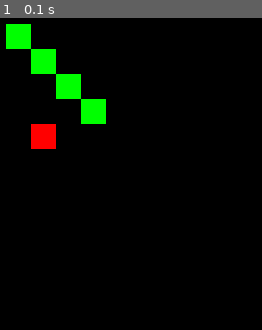
Above: before the commit, frame 1.
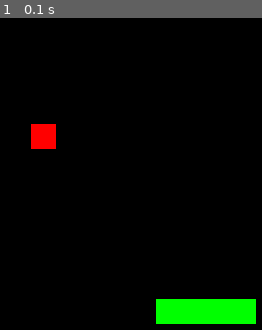
Above: after the commit, the same moment.

Repository: manka543/snake-with-pygame
Game: pygame game, started from main.py
The game is run twice, just before and just after one commit, with the same random seed, the same clock (stepped at 60 frames per second) and the same inputs.
Inputs:
- Up to frame 1 (0.1 s): no input

The runs differ from the first frame. In frame 1, 6.1% of the frame differs, in the area x 2-98%, y 1-99%.

Commit message:
start programing logic

Diff:
--- a/main.py
+++ b/main.py
@@ -4,24 +4,41 @@
 
 # Game variables
 gameSpeed = 50 # This int change game speed
-snakeX = [1,2,3,4] # List with snake elements on x axis
-snakeY = [1,2,3,4] # List with snake elements on y axis
+gameClock = gameSpeed
+snakeX = [7,8,9,10] # List with snake elements on x axis
+snakeY = [12,12,12,12] # List with snake elements on y axis
 aplle = (2*25,5*25) # Tuple with apple cordinates
 nextMove = "r"
 nnextMove = "r"
 nextMoveC = False
 nnextMoveC = False
+font = pygame.font.Font('freesansbold.ttf', 72)
+endstr = font.render("Koniec, Przegrałeś!!!", True, (255,255,255))
+
 
 screen = pygame.display.set_mode((900,600)) # Board 36x24[squares]; Square 25x25[px]
+
+def end():
+    screen.blit(endstr, (400, 250))
 
 def graph(snakeXEl,snakeYEl,appleCor):
     for x in range(len(snakeXEl)):
         pygame.draw.rect(screen,(0,255,0),(snakeXEl[x]*25,snakeYEl[x]*25,25,25))
     pygame.draw.rect(screen,(255,0,0),(appleCor[0],appleCor[1],25,25))
 
+def eatingapple():
+    print("jabułko zjedzone")
+
 
 def gameLogic(snakeXEl,snakeYEl,appleCor,nextMovel,nextMoveCl,nnextMovel,nnextMoveCl):
-    print('zarąbista logika')
+    if nextMovel == 'r' or nextMovel == 'l':
+        if snakeXEl[0]-1 < 0 or snakeXEl[0]+1 >35:
+            return end()
+    elif nextMovel == 'u' or nextMove == 'd':
+        if snakeYEl[0]-1 < 0 or snakeYEl[0]+1 >23:
+            return end()
+    if snakeXEl[0] == appleCor[0] and snakeYEl[0] == appleCor[1]:
+        eatingapple()
 
 running = True
 while running:
@@ -57,9 +74,9 @@
                 elif not nnextMoveC and not nextMove == 'r' and not nextMove == 'l':
                     nnextMove = 'l'
                     nnextMoveC = True
-    gameSpeed -= 1
-    if gameSpeed == 0:
+    gameClock -= 1
+    if gameClock == 0:
         gameLogic(snakeX,snakeY,aplle,nextMove,nextMoveC,nnextMove,nnextMoveC)
-
+        gameClock = gameSpeed
     graph(snakeX,snakeY,aplle)
     pygame.display.update()
